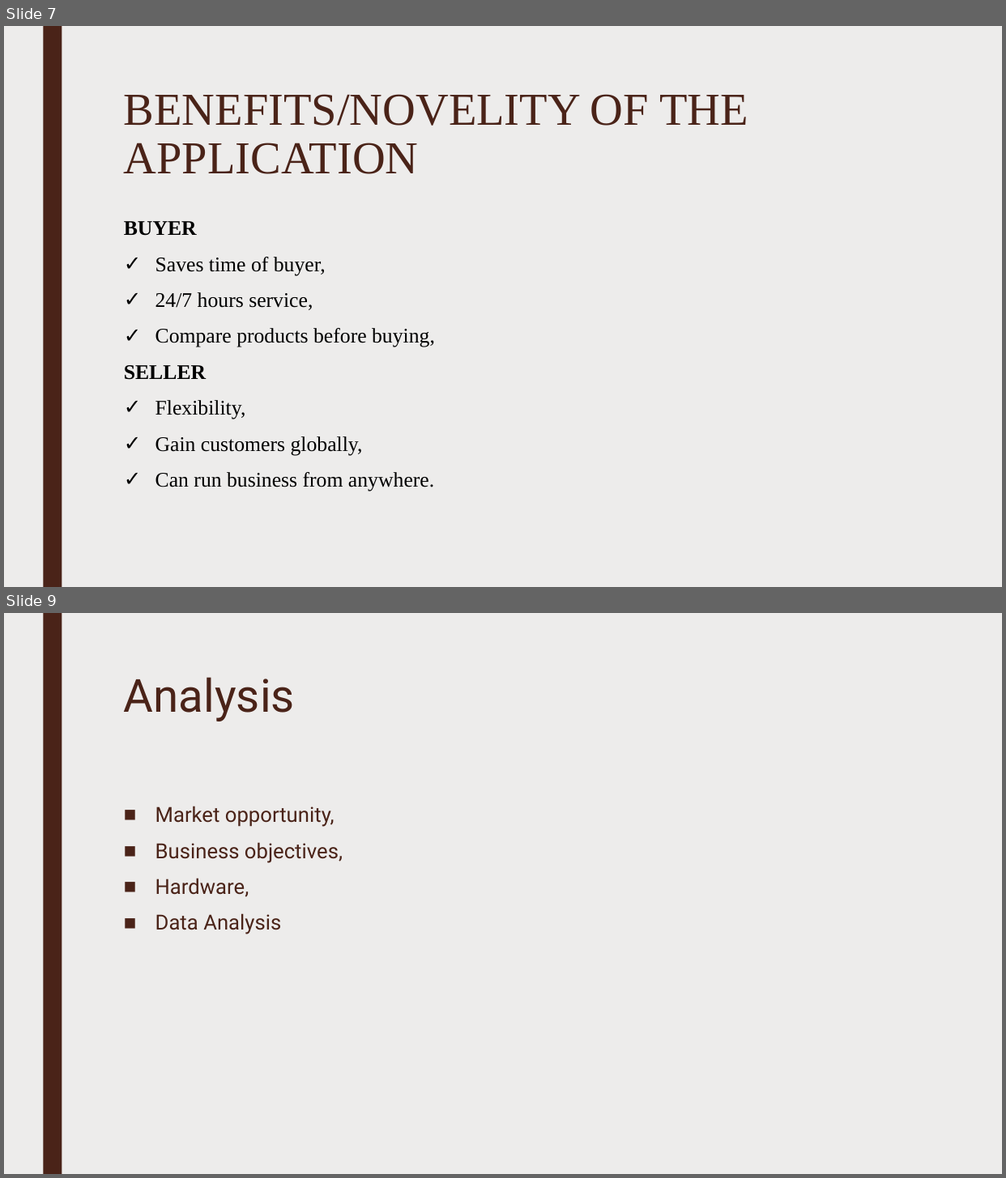
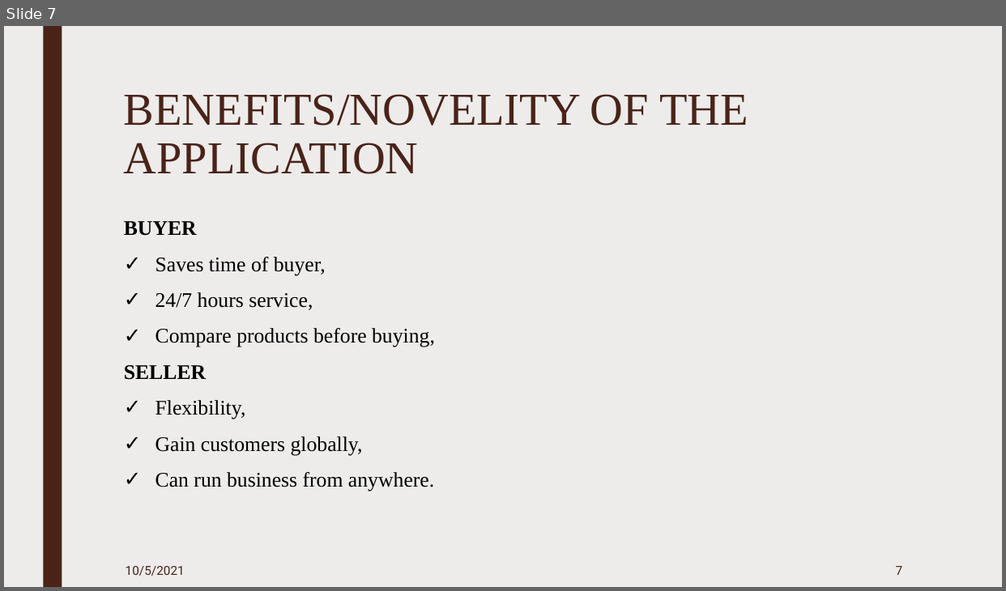
Before and after one commit to Aayushbasnet/New-Age-Shopping-New, a slide deck: Presentation on New Age Shopping.pptx. Shown one above the other, each under a label of ours: slides 7 and 9 before the commit, slide 7 after it; the slides between them are not shown. The pictures are 1006x1178 and 1006x591 pixels, drawn with LibreOffice and Linux fonts; fonts in the diff are those of the drawing. Boxes give left, top, right and bottom in pixels: in the first picture for what was removed or moved away, otherwise in the second. Text is boxed around its words. In the diff, an @@ line names an element or a change of style, - is before the commit and + after.

```diff
--- a/Presentation on New Age Shopping.pptx
+++ b/Presentation on New Age Shopping.pptx
@@ slide 9 removed at <box>4,613,1002,1174</box>, background #EDECEB; not listed: 1 template element that a slide beside it also shows @@
@@ title removed at <box>124,677,295,722</box> @@
-Analysis
@@ text removed at <box>155,806,343,935</box> @@
-■ Market opportunity,
-■ Business objectives,
-■ Hardware,
-■ Data Analysis
@@ slide 7 changed as well @@
@@ text added at <box>126,566,185,576</box>, 12 pt, text #4A2318 @@
+10/5/2021
@@ page number added at <box>896,566,903,575</box>, 12 pt, text #4A2318 @@
+7
```
Also in this commit, not shown: 11 other slides changed, 2 slides added, 2 other slides removed, 48 other files.
